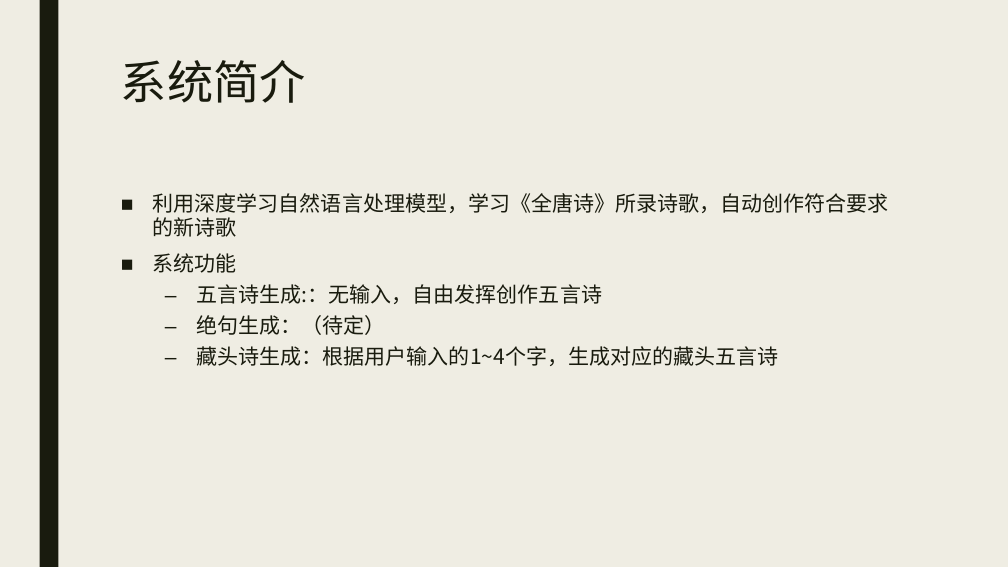
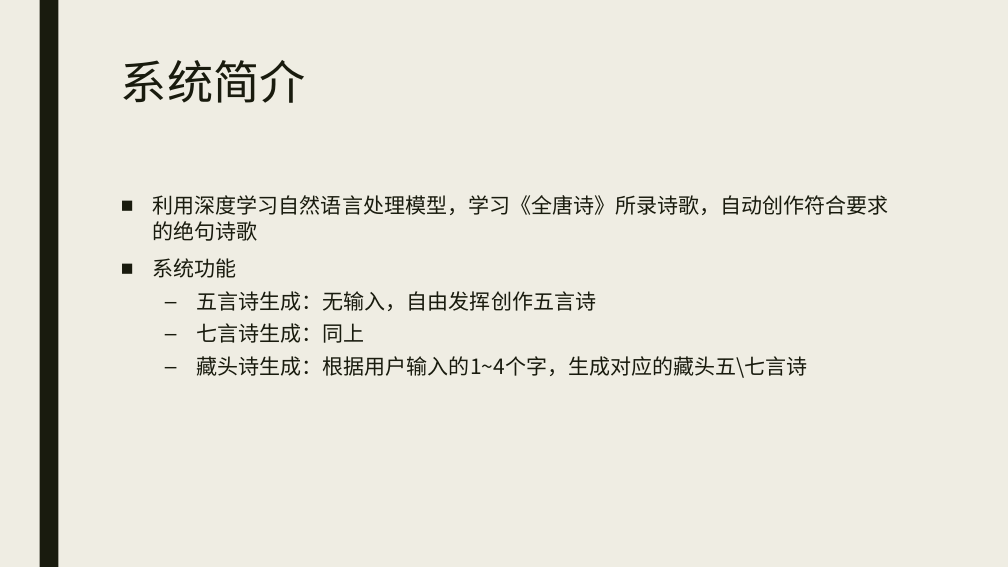
Before and after one commit to Changed-cc/deepstudy, a slide deck: slide 3 of CPG_pre.pptx. Drawn at 1008x567 pixels with LibreOffice and Linux fonts; fonts in the diff are those of the drawing. Boxes give left, top, right and bottom in pixels: in the first picture for what was removed or moved away, otherwise in the second. Text is boxed around its words. In the diff, an @@ line names an element or a change of style, - is before the commit and + after.

Commit message:
update ppt

```diff
--- a/CPG_pre.pptx
+++ b/CPG_pre.pptx
@@ text at (153,195,889,241): text changed @@
-■ 利用深度学习自然语言处理模型，学习《全唐诗》所录诗歌，自动创作符合要求的新诗歌
+■ 利用深度学习自然语言处理模型，学习《全唐诗》所录诗歌，自动创作符合要求的绝句诗歌
@@ text at (153,258,237,278): line spacing 0.94 to 1 @@
@@ text at (197,291,808,378): text changed @@
-  – 五言诗生成:：无输入，自由发挥创作五言诗
-  – 绝句生成：（待定）
-  – 藏头诗生成：根据用户输入的1~4个字，生成对应的藏头五言诗
+  – 五言诗生成：无输入，自由发挥创作五言诗
+  – 七言诗生成：同上
+  – 藏头诗生成：根据用户输入的1~4个字，生成对应的藏头五\七言诗
```
Also in this commit, not shown: 5 other slides changed, 1 slide added.
